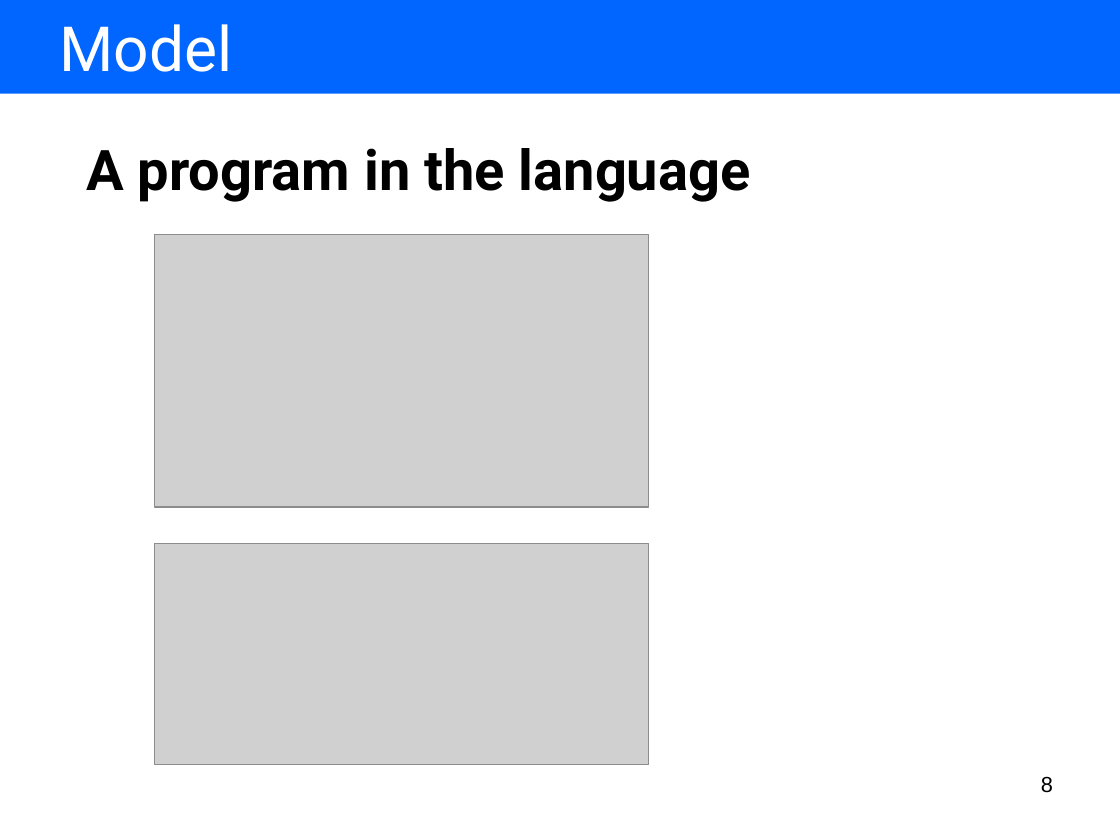
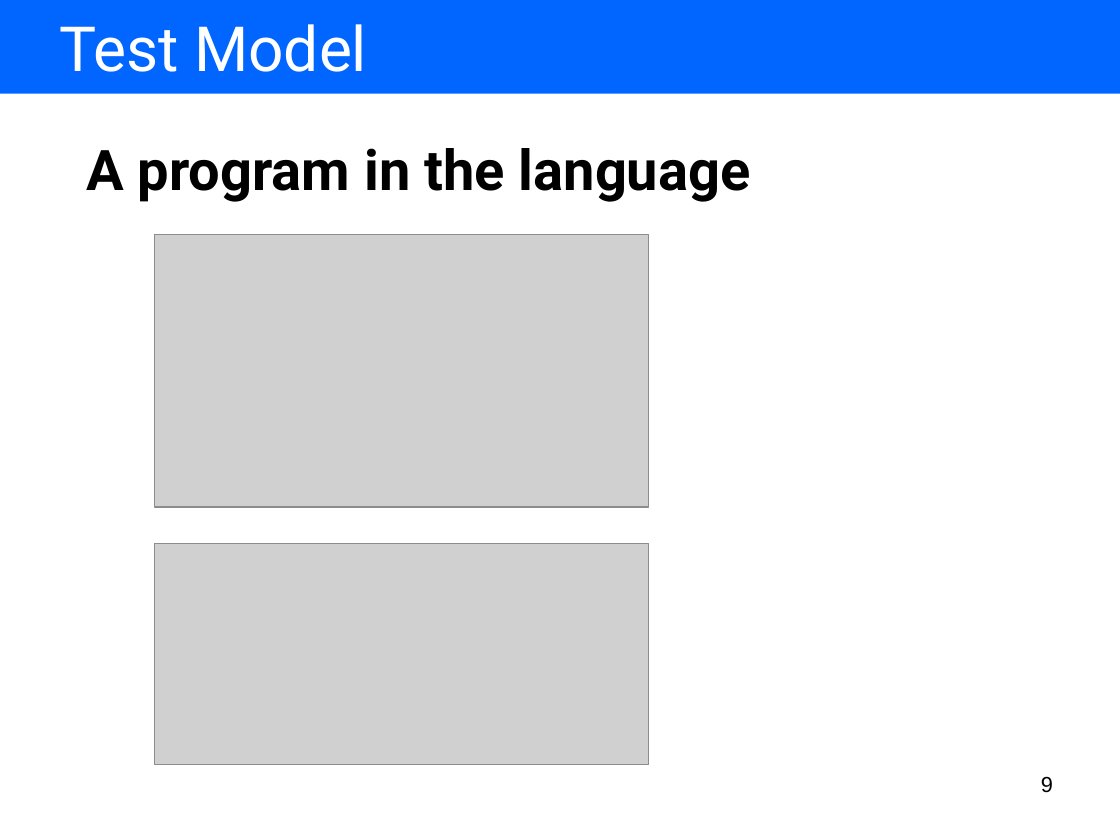
Before and after one commit to BackupTheBerlios/amof2-svn, a slide deck: slide 9 of trunk/hub.sam.stateautomaton/resources/presentation/using our tools for model driven language development.ppt (slide 8 before the commit). Drawn at 1120x840 pixels with LibreOffice and Linux fonts; fonts in the diff are those of the drawing; grey boxes stand for pictures. Boxes give left, top, right and bottom in pixels: in the first picture for what was removed or moved away, otherwise in the second. Text is boxed around its words. In the diff, an @@ line names an element or a change of style, - is before the commit and + after.

```diff
--- a/trunk/hub.sam.stateautomaton/resources/presentation/using our tools for model driven language development.ppt
+++ b/trunk/hub.sam.stateautomaton/resources/presentation/using our tools for model driven language development.ppt
@@ text at [59, 24, 367, 72]: text changed @@
-Model
+Test Model
@@ page number at [1041, 776, 1053, 793]: text changed @@
-8
+9
```
Also in this commit, not shown: 2 other slides changed, 3 slides added, 1 slide removed, 29 other files.
